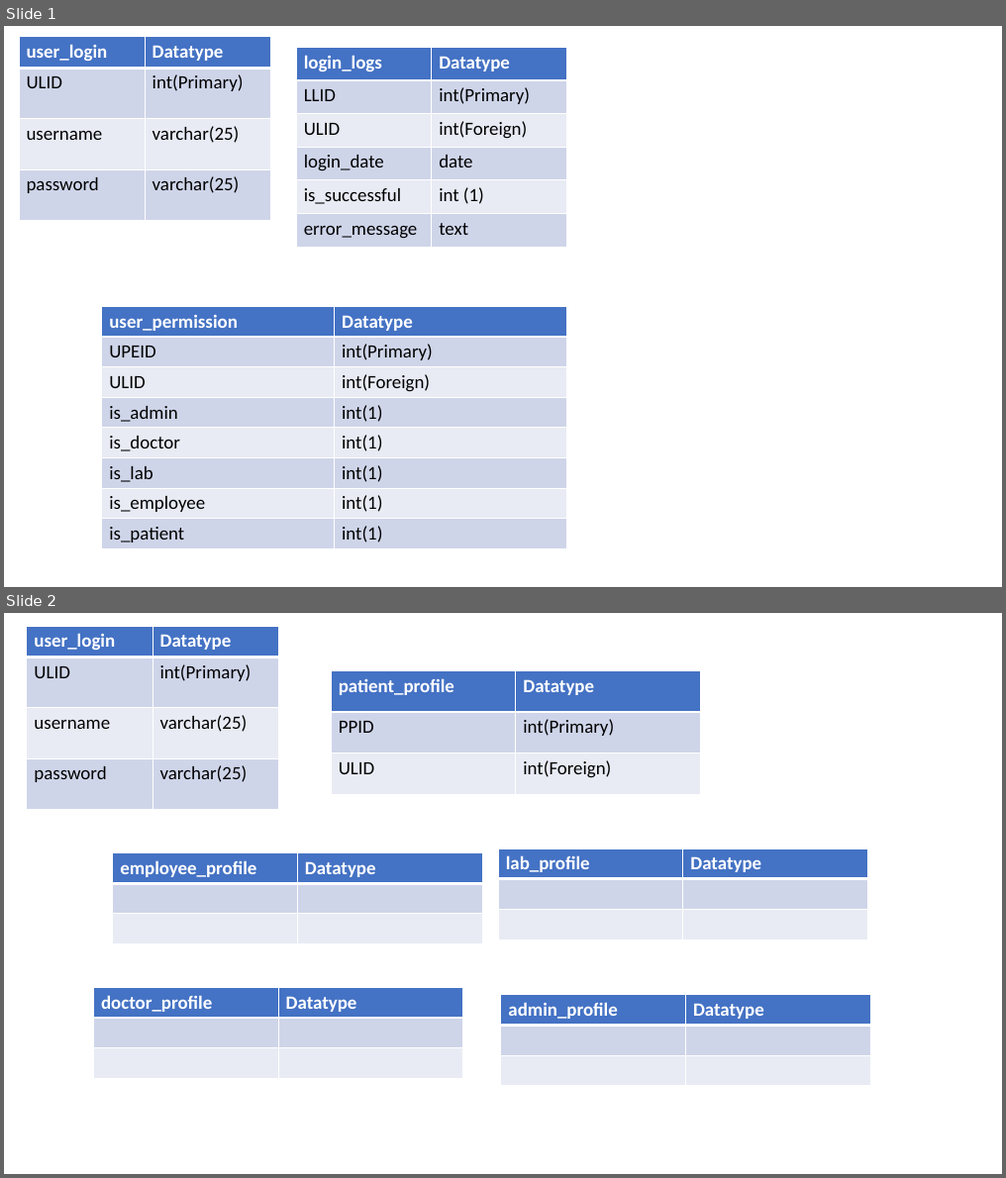
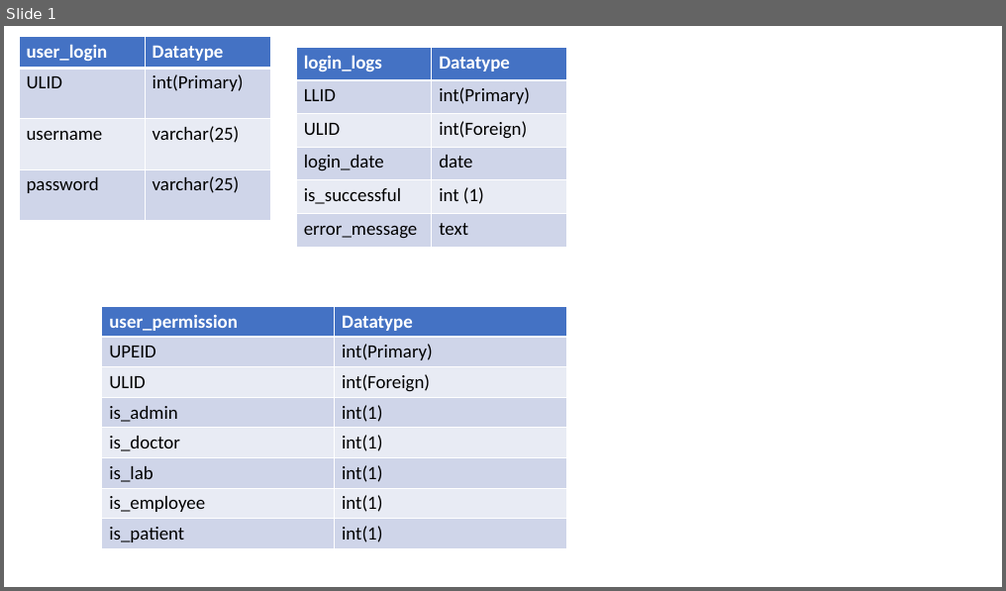
Before and after one commit to evanjam/CovidTestingSite, a slide deck: docs/tables_demo.pptx. Shown one above the other, each under a label of ours: slides 1 and 2 before the commit, slide 1 after it. The pictures are 1006x1178 and 1006x591 pixels, drawn with LibreOffice and Linux fonts; fonts in the diff are those of the drawing. Boxes give left, top, right and bottom in pixels: in the first picture for what was removed or moved away, otherwise in the second. Text is boxed around its words. In the diff, an @@ line names an element or a change of style, - is before the commit and + after.

Commit message:
user permission table
import new db into myphpadmin

```diff
--- a/docs/tables_demo.pptx
+++ b/docs/tables_demo.pptx
@@ slide 2 removed at [4, 613, 1002, 1174], background #FFFFFF @@
@@ table removed at [27, 626, 278, 809], 4 rows, 2 columns @@
-user_login | Datatype
-ULID | int(Primary)
-username | varchar(25)
-password | varchar(25)
@@ table removed at [331, 670, 701, 794], 3 rows, 2 columns @@
-patient_profile | Datatype
-PPID | int(Primary)
-ULID | int(Foreign)
@@ table removed at [498, 849, 868, 939], 3 rows, 2 columns @@
-lab_profile | Datatype
- | 
- | 
@@ table removed at [113, 854, 482, 943], 3 rows, 2 columns @@
-employee_profile | Datatype
- | 
- | 
@@ table removed at [94, 987, 463, 1077], 3 rows, 2 columns @@
-doctor_profile | Datatype
- | 
- | 
@@ table removed at [501, 995, 871, 1084], 3 rows, 2 columns @@
-admin_profile | Datatype
- | 
- | 
```
Also in this commit, not shown: 1 slide changed, 3 other files.
